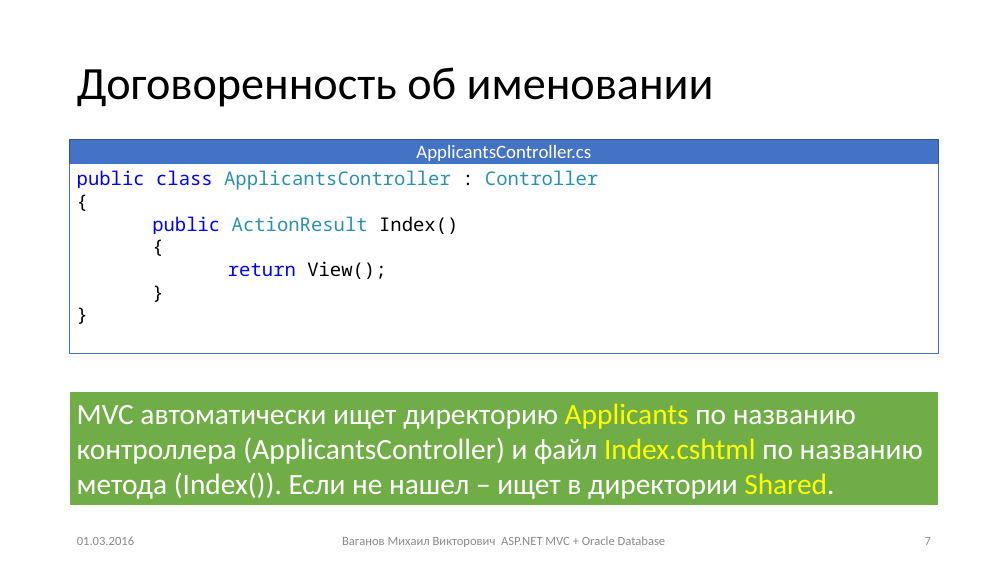
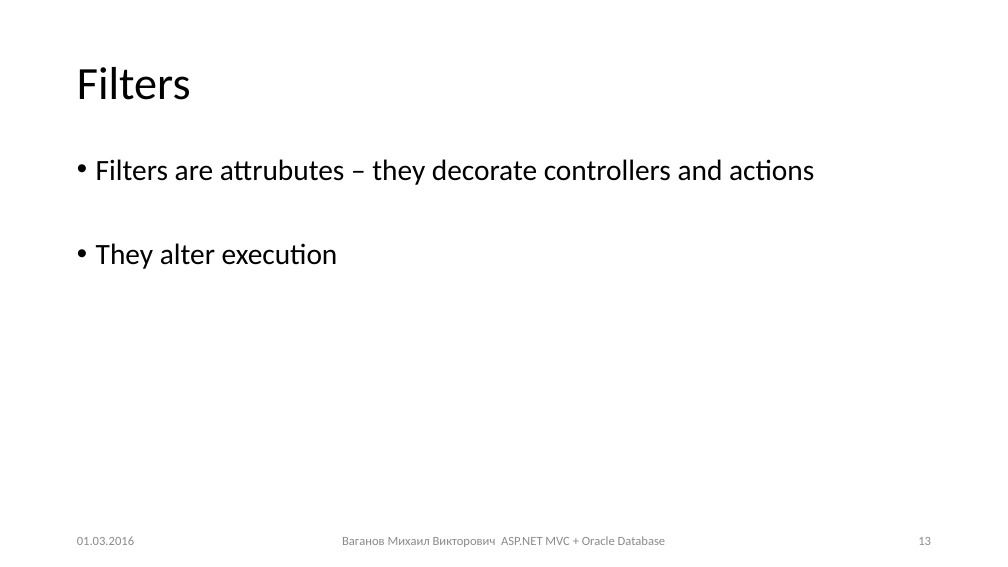
Before and after one commit to Mikhail-Vaganov/psu-applicants, a slide deck: slide 13 of Presentations/Занятие 5.pptx (slide 7 before the commit). Drawn at 1008x567 pixels with LibreOffice and Linux fonts; fonts in the diff are those of the drawing. Boxes give left, top, right and bottom in pixels: in the first picture for what was removed or moved away, otherwise in the second. Text is boxed around its words. In the diff, an @@ line names an element or a change of style, - is before the commit and + after.

Commit message:
added models of applicants and branches

```diff
--- a/Presentations/Занятие 5.pptx
+++ b/Presentations/Занятие 5.pptx
@@ title at bbox=[77, 67, 191, 100]: text changed @@
-Договоренность об именовании
+Filters
@@ rectangle removed at bbox=[70, 140, 939, 163] @@
-ApplicantsController.cs
@@ rectangle removed at bbox=[70, 163, 939, 354] @@
-public class ApplicantsController : Controller
-{
-public ActionResult Index()
-{
-return View();
-}
-}
@@ text added at bbox=[96, 159, 814, 269], 28 pt, text #000000 @@
+• Filters are attrubutes – they decorate controllers and actions
+• They alter execution
@@ rectangle removed at bbox=[70, 391, 939, 505] @@
-MVC автоматически ищет директорию Applicants по названию контроллера (ApplicantsController) и файл Index.cshtml по названию метода (Index()). Если не нашел – ищет в директории Shared.
@@ page number at bbox=[918, 537, 931, 545]: text changed @@
-7
+13
```
Also in this commit, not shown: 6 other slides changed, 7 slides added, 1 slide removed, 34 other files.
